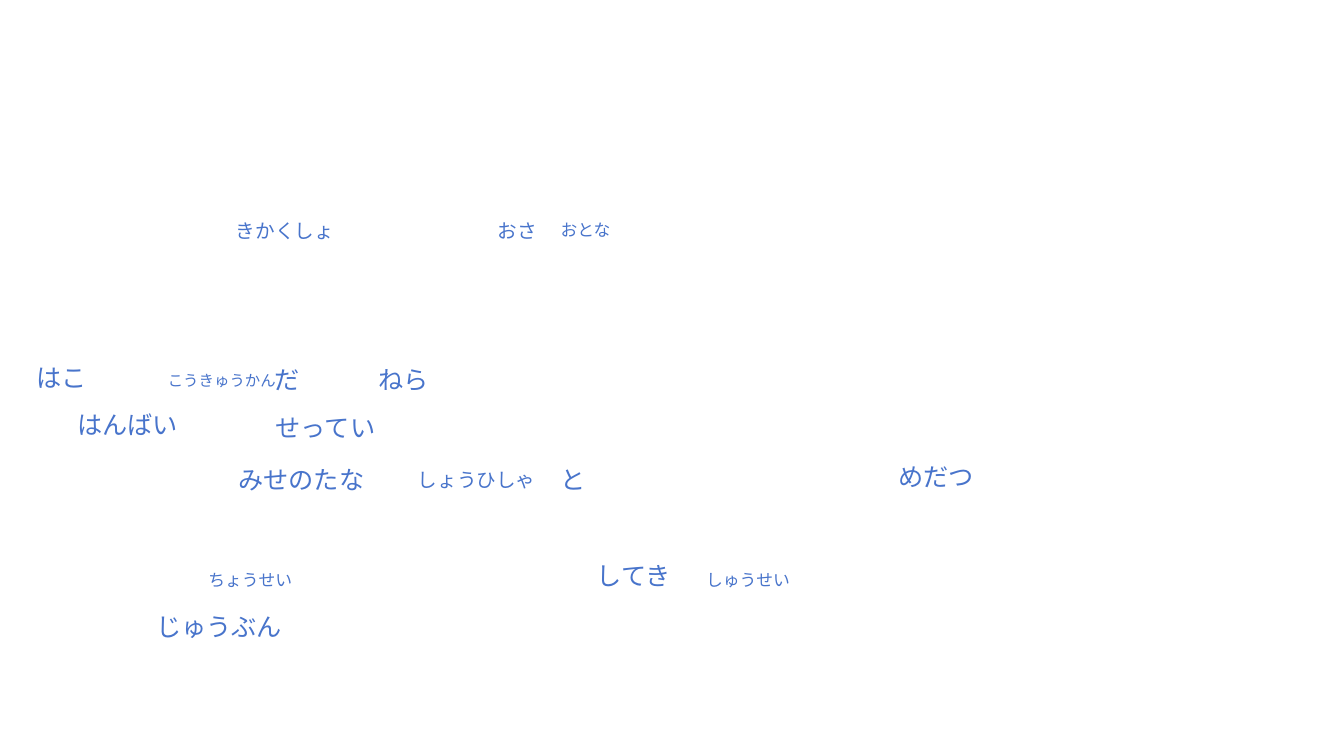
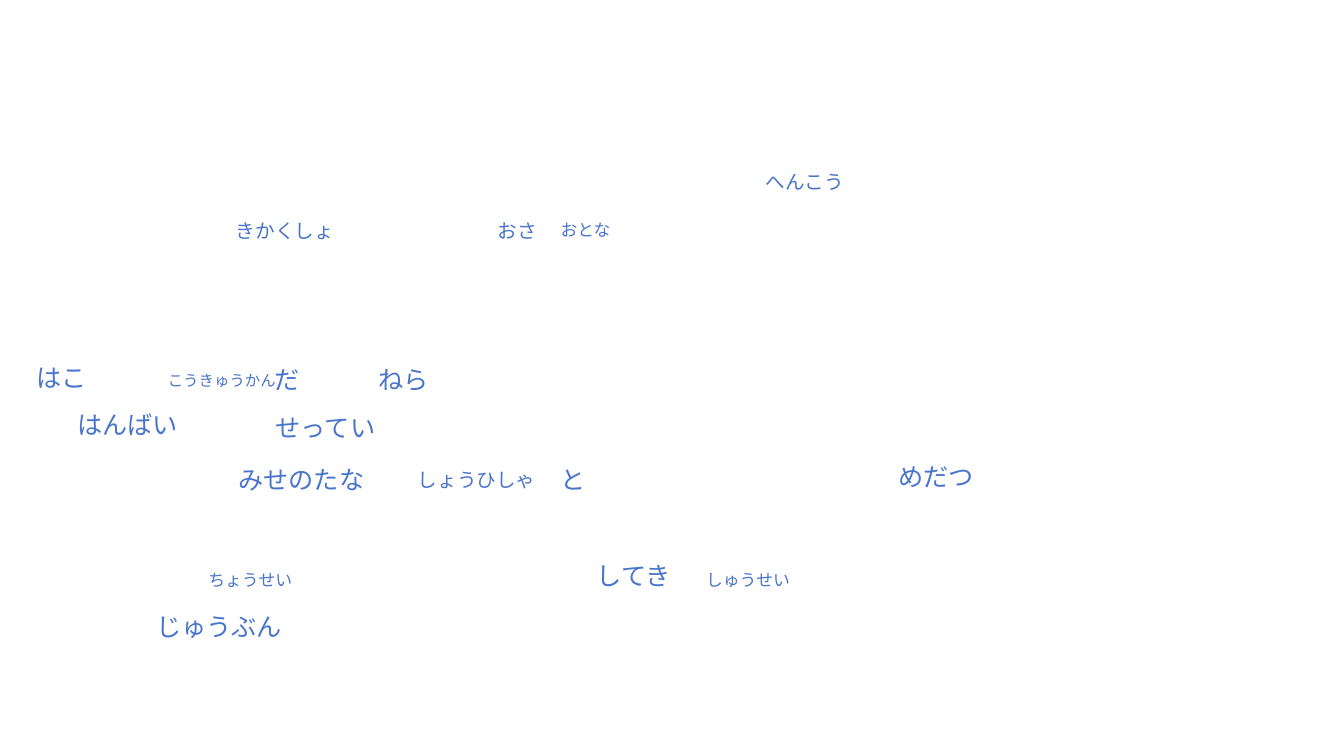
Before and after one commit to njxuxiao/2025_12, a slide deck: slide 3 of LISTEN/2_22_12.pptx. Drawn at 1344x756 pixels with LibreOffice and Linux fonts; fonts in the diff are those of the drawing; background and template pictures are left out. Boxes give left, top, right and bottom in pixels: in the first picture for what was removed or moved away, otherwise in the second. Text is boxed around its words. In the diff, an @@ line names an element or a change of style, - is before the commit and + after.

```diff
--- a/LISTEN/2_22_12.pptx
+++ b/LISTEN/2_22_12.pptx
@@ text added at (766,173,844,190), 14 pt, text #4874CB @@
+へんこう
```
Also in this commit, not shown: 1 other file.
